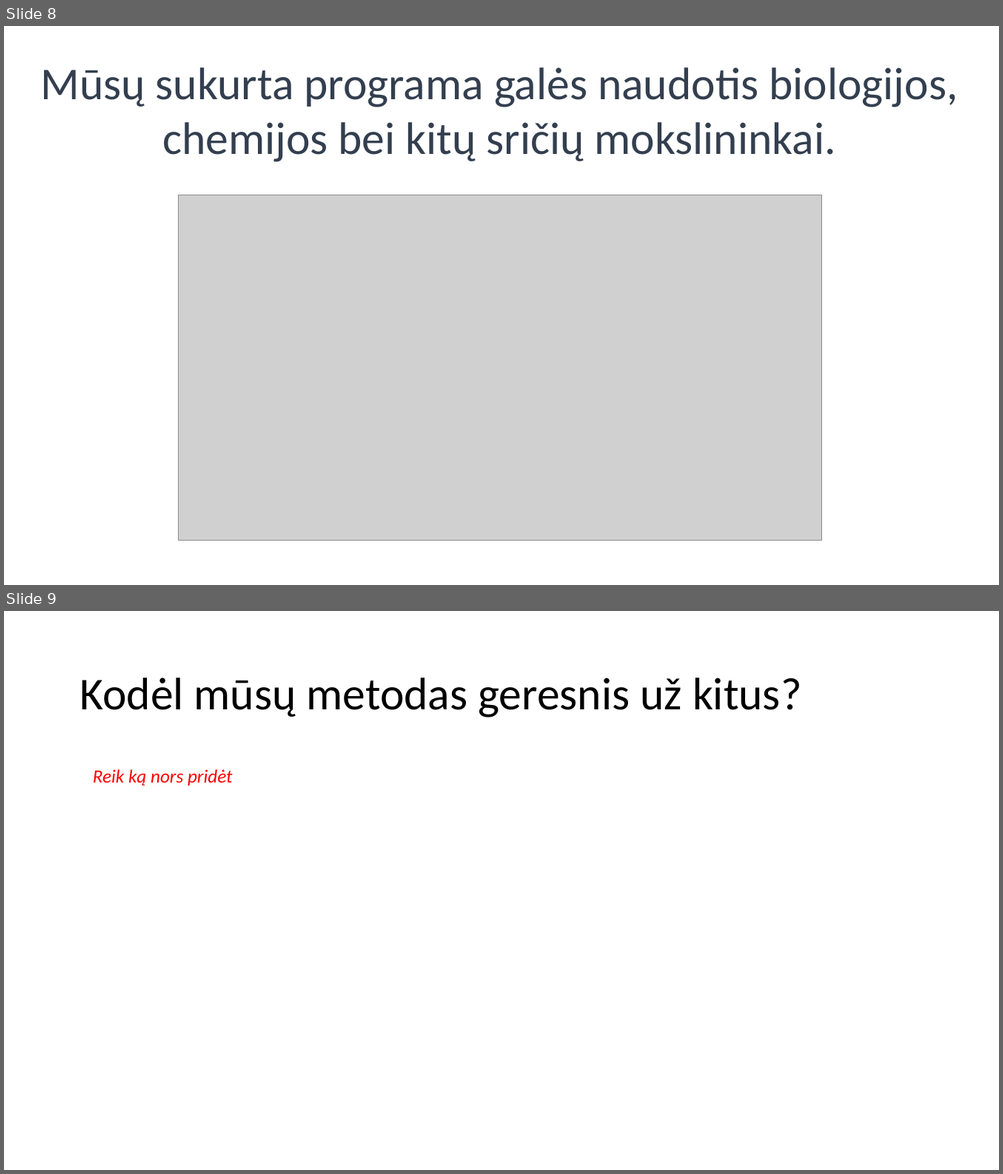
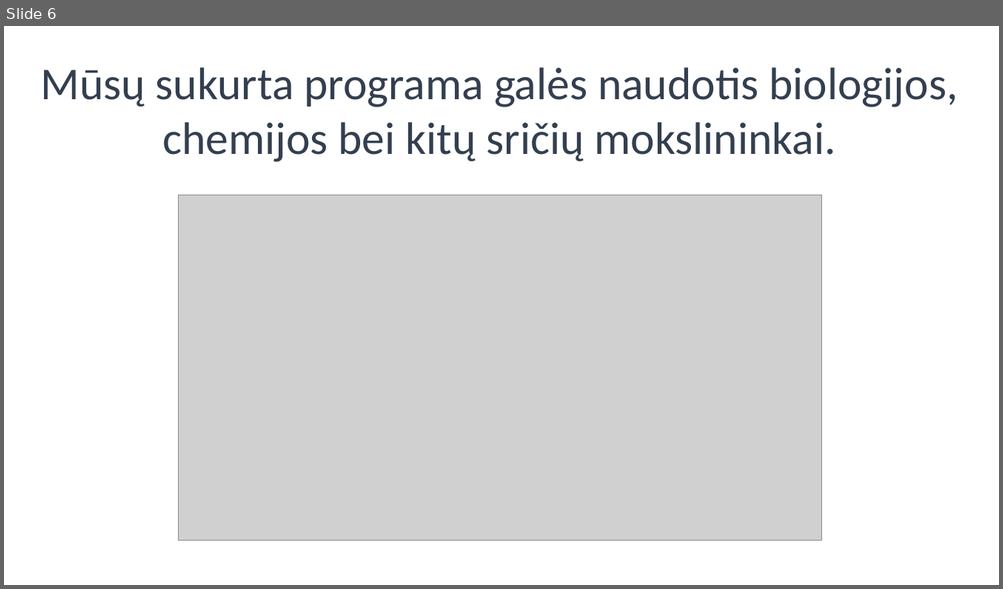
Before and after one commit to Gustautas/Biohakatonas, a slide deck: pristatymas LIT2133421.pptx. Shown one above the other, each under a label of ours: slides 8 and 9 before the commit, slide 6 after it. The pictures are 1003x1174 and 1003x589 pixels, drawn with LibreOffice and Linux fonts; fonts in the diff are those of the drawing; grey boxes stand for pictures. Boxes give left, top, right and bottom in pixels: in the first picture for what was removed or moved away, otherwise in the second. Text is boxed around its words. In the diff, an @@ line names an element or a change of style, - is before the commit and + after.

```diff
--- a/pristatymas LIT2133421.pptx
+++ b/pristatymas LIT2133421.pptx
@@ slide 9 removed at (4, 611, 999, 1170), background #FFFFFF @@
@@ title removed at (79, 678, 802, 718) @@
-Kodėl mūsų metodas geresnis už kitus?
@@ text removed at (93, 769, 233, 786) @@
-Reik ką nors pridėt
@@ what was slide 8 is now slide 6 @@
```
Also in this commit, not shown: 1 slide changed, 3 slides added, 3 other slides removed.
